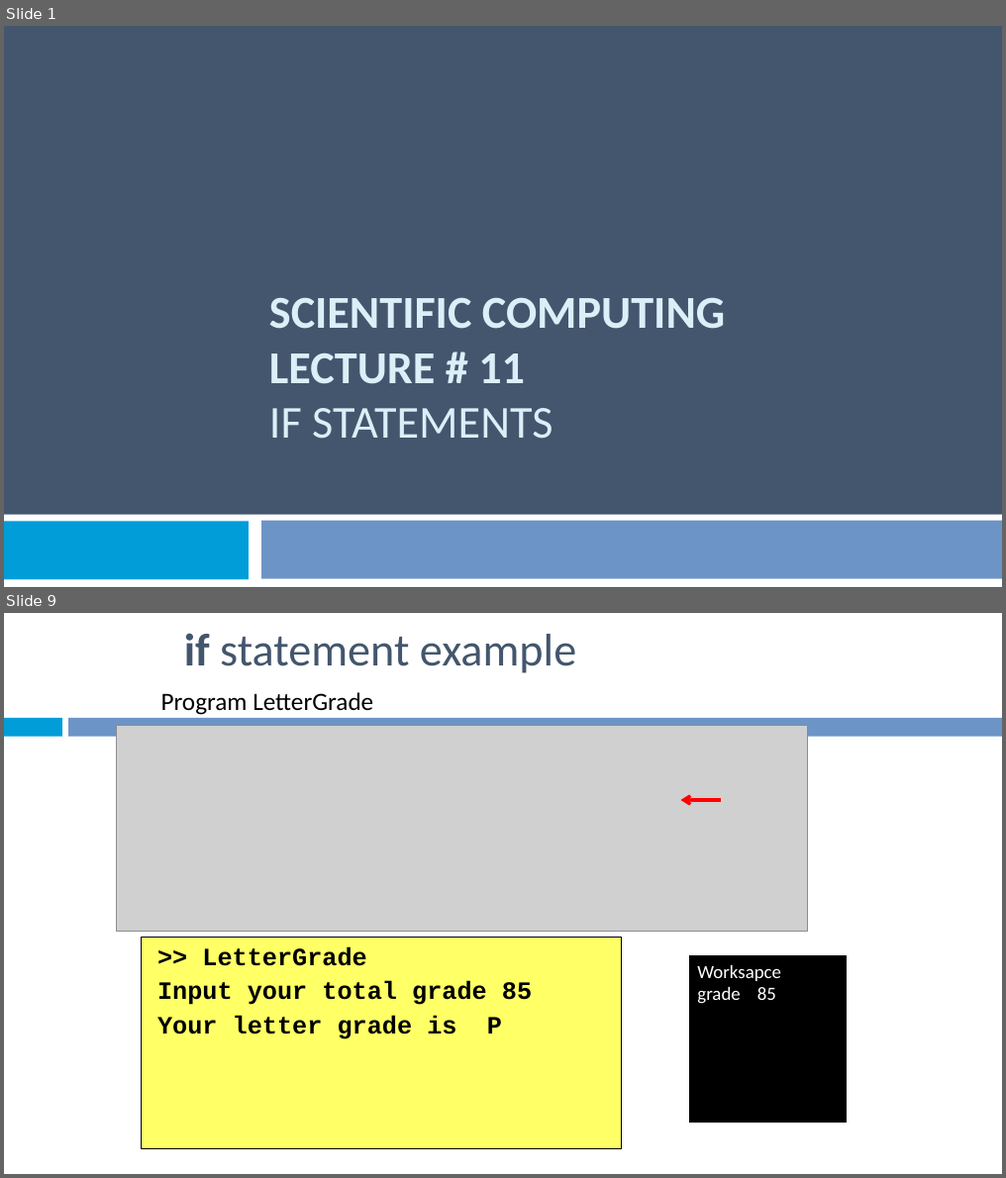
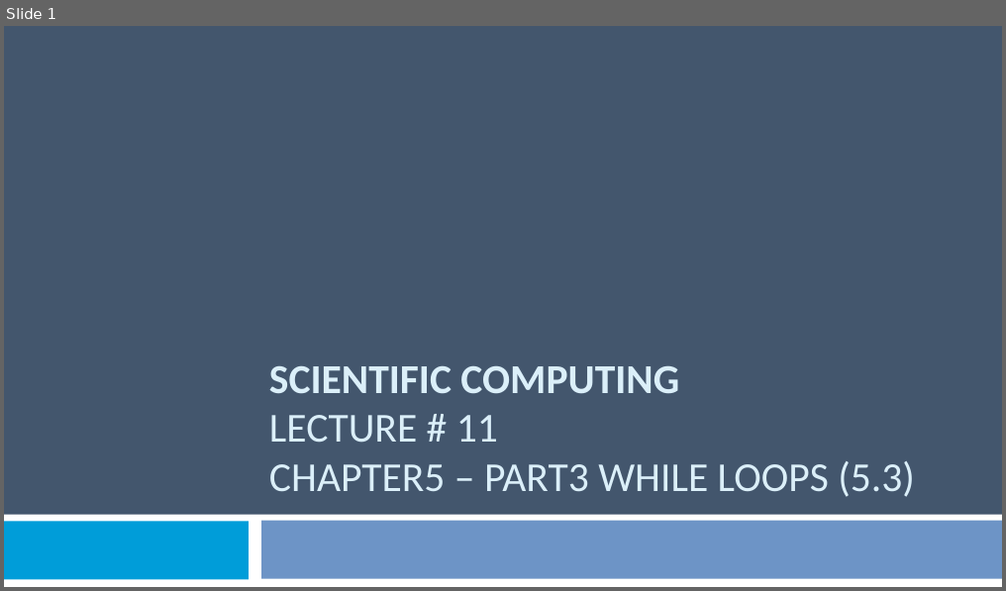
Before and after one commit to Emadalsuwat/emadalsuwat.github.io, a slide deck: scientificcomputing/lecture 11.pptx. Shown one above the other, each under a label of ours: slides 1 and 9 before the commit, slide 1 after it; the slides between them are not shown. The pictures are 1006x1178 and 1006x591 pixels, drawn with LibreOffice and Linux fonts; fonts in the diff are those of the drawing; grey boxes stand for pictures. Boxes give left, top, right and bottom in pixels: in the first picture for what was removed or moved away, otherwise in the second. Text is boxed around its words. In the diff, an @@ line names an element or a change of style, - is before the commit and + after.

```diff
--- a/scientificcomputing/lecture 11.pptx
+++ b/scientificcomputing/lecture 11.pptx
@@ slide 9 removed at (4,613,1002,1174), background #FFFFFF @@
@@ title removed at (184,633,576,673) @@
-if statement example
@@ text removed at (161,692,373,715) @@
-Program LetterGrade
@@ rectangle removed at (4,718,62,737) @@
@@ rectangle removed at (68,718,1002,737) @@
@@ picture removed at (116,725,807,931) @@
@@ arrow removed from (721, 800) to (681, 800) @@
@@ rectangle removed at (141,937,622,1149) @@
->> LetterGrade
-Input your total grade 85
-Your letter grade is P
@@ rectangle removed at (690,956,846,1009) @@
-Worksapce
-Grade = 85
@@ rectangle removed at (690,956,846,1122) @@
-Worksapce
-grade 85
@@ slide 1 changed as well @@
@@ title at (269,367,915,497): text changed; size 44 to 39.6 pt; bold off @@
-SCIENTIFIC COMPUTING
-LECTURE # 11
-IF STATEMENTS
+SCIENTIFIC COMPUTING
+LECTURE # 11
+CHAPTER5 – PART3 WHILE LOOPS (5.3)
```
Also in this commit, not shown: 19 slides added, 32 other slides removed, 3 other files.
